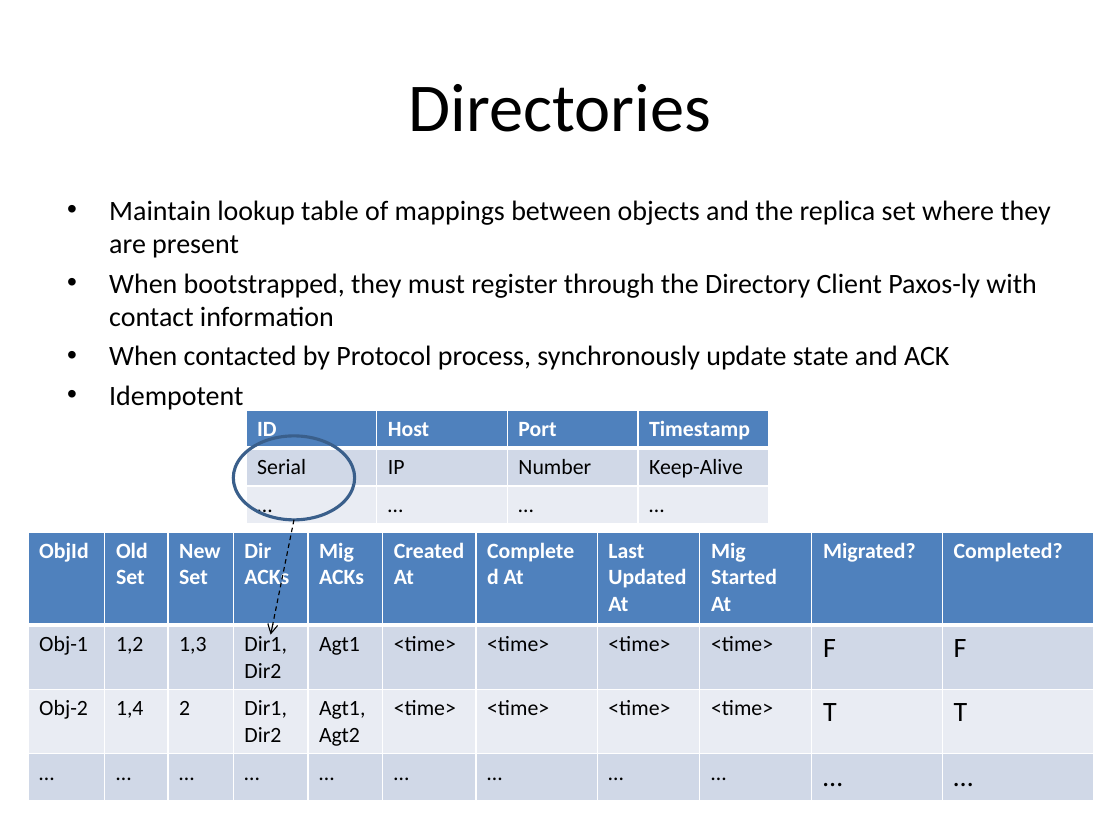
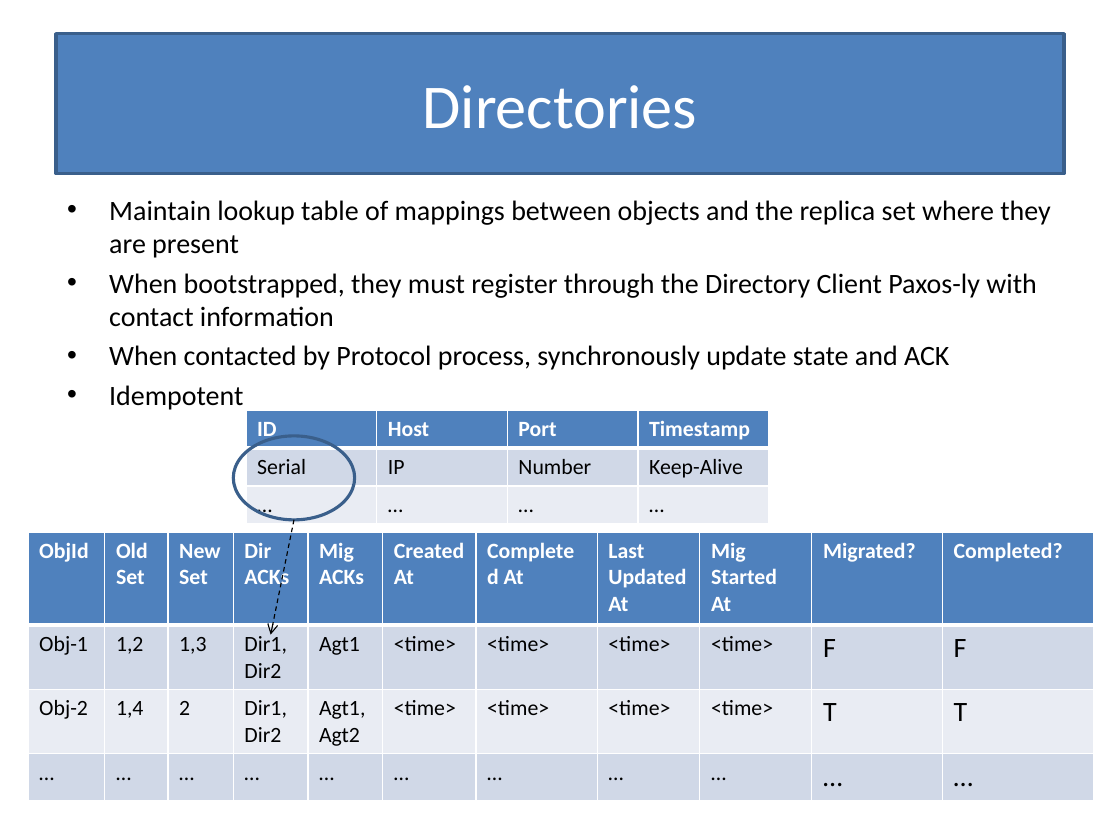
Before and after one commit to Slania/JPaxos-1, a slide deck: slide 17 of Paxos based directory updates for geo-replicated cloud storage.pptx. Drawn at 1120x840 pixels with LibreOffice and Linux fonts; fonts in the diff are those of the drawing. Boxes give left, top, right and bottom in pixels: in the first picture for what was removed or moved away, otherwise in the second. Text is boxed around its words. In the diff, an @@ line names an element or a change of style, - is before the commit and + after.

```diff
--- a/Paxos based directory updates for geo-replicated cloud storage.pptx
+++ b/Paxos based directory updates for geo-replicated cloud storage.pptx
@@ title "Directories": place and size @@
-title "Directories" at bbox=[409, 84, 711, 132]
+title "Directories" at bbox=[56, 34, 1064, 174]
@@ title "Directories" at bbox=[56, 34, 1064, 174]: size 44 to 40 pt, text colour #000000 to #FFFFFF; fill none to #4F81BD; outline none to #3A5F8C 2 pt @@
```
Also in this commit, not shown: 17 other slides changed.
